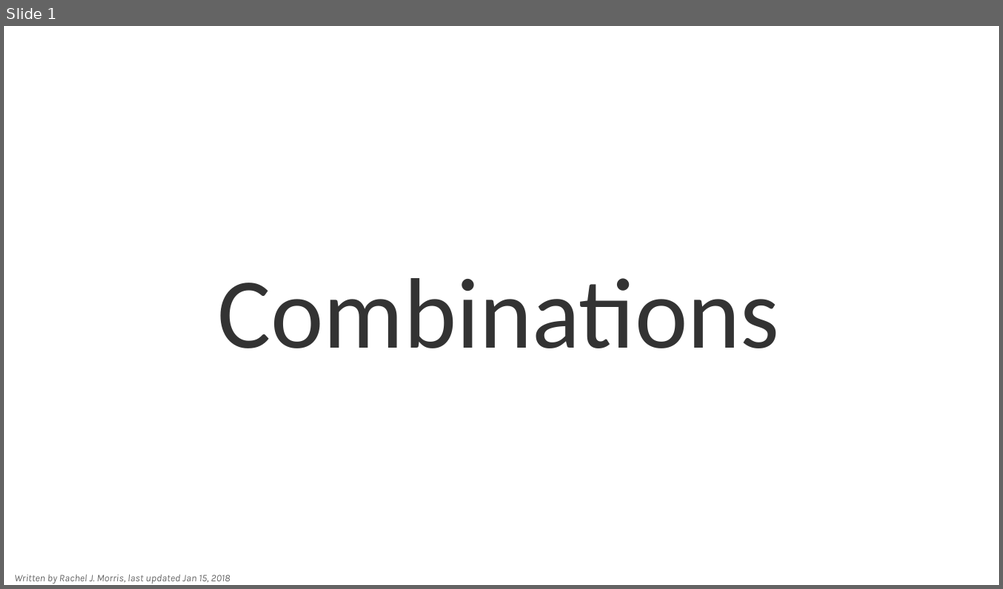
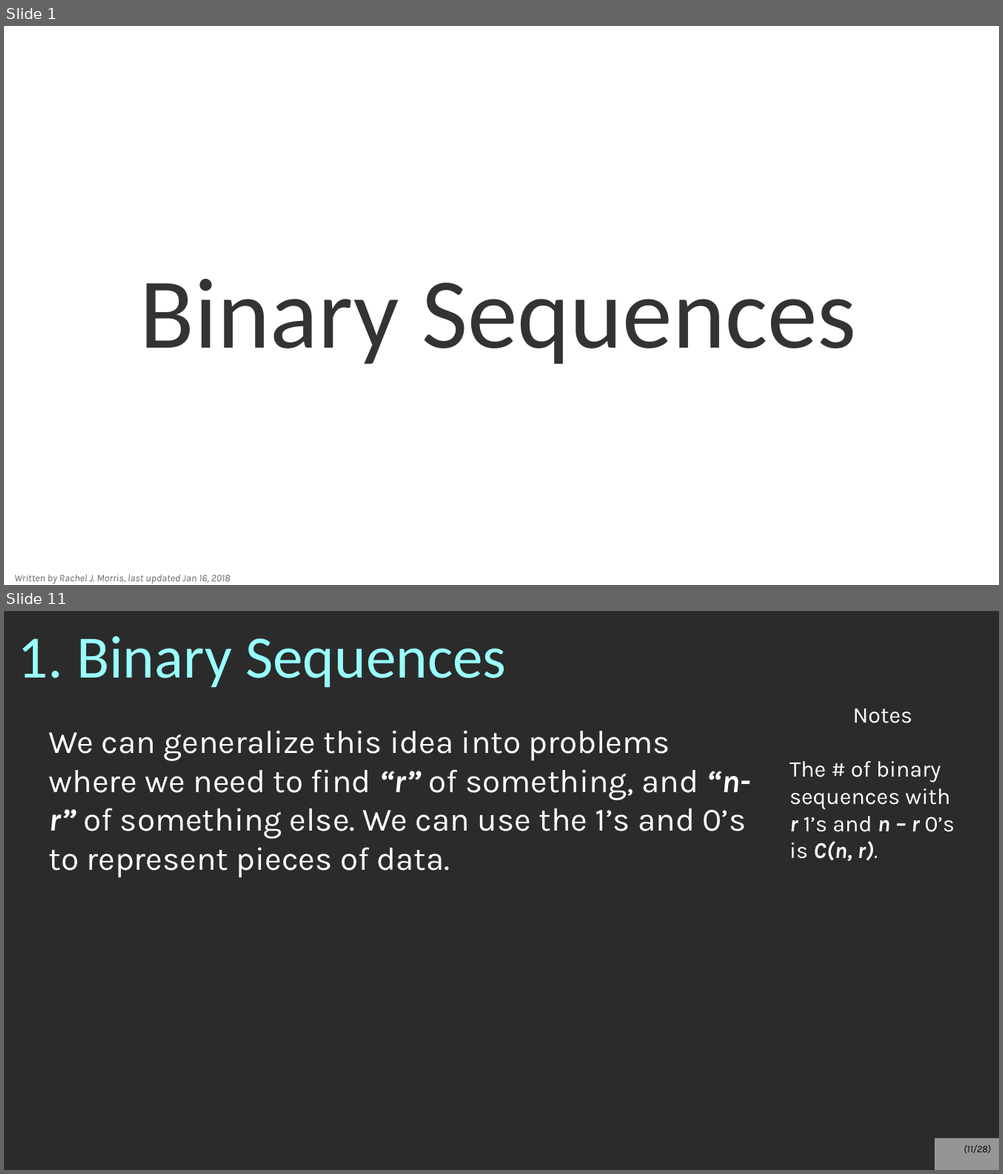
Before and after one commit to nguyenchithien/CS211-Discrete-Structures-II, a slide deck: Lectures/Lecture 5.4.odp. Shown one above the other, each under a label of ours: slide 1 before the commit, slides 1 and 11 after it; the slides between them are not shown. The pictures are 1003x589 and 1003x1174 pixels, drawn with LibreOffice and Linux fonts; fonts in the diff are those of the drawing; background and template pictures are left out; a plain dark background stands for a picture behind light text. Boxes give left, top, right and bottom in pixels: in the first picture for what was removed or moved away, otherwise in the second. Text is boxed around its words. In the diff, an @@ line names an element or a change of style, - is before the commit and + after.

```diff
--- a/Lectures/Lecture 5.4.odp
+++ b/Lectures/Lecture 5.4.odp
@@ slide 11 added at <box>4,611,999,1170</box>, background picture (left out) @@
@@ title added at <box>17,636,506,687</box>, 48 pt, text #99FFFF @@
+1. Binary Sequences
@@ text added at <box>789,709,955,861</box>, 18 pt, text #FFFFFF @@
+Notes
+The # of binary sequences with
+r 1’s and n – r 0’s is C(n, r).
@@ text added at <box>49,730,750,878</box>, 26 pt, text #FFFFFF @@
+We can generalize this idea into problems where we need to find “r” of something, and “n-r” of something else. We can use the 1’s and 0’s to represent pieces of data.
@@ page number added at <box>934,1139,999,1170</box>, fill #FFFFFF at 50% opacity, 8 pt, text #000000, italic @@
+(11/28)
@@ slide 1 changed as well @@
@@ title at <box>140,279,856,364</box>: text changed @@
-Combinations
+Binary Sequences
@@ text at <box>14,575,230,584</box>: text changed @@
-Written by Rachel J. Morris, last updated Jan 15, 2018
+Written by Rachel J. Morris, last updated Jan 16, 2018
```
Also in this commit, not shown: 2 other slides changed, 24 other slides added, 27 slides removed, 1 other file.
